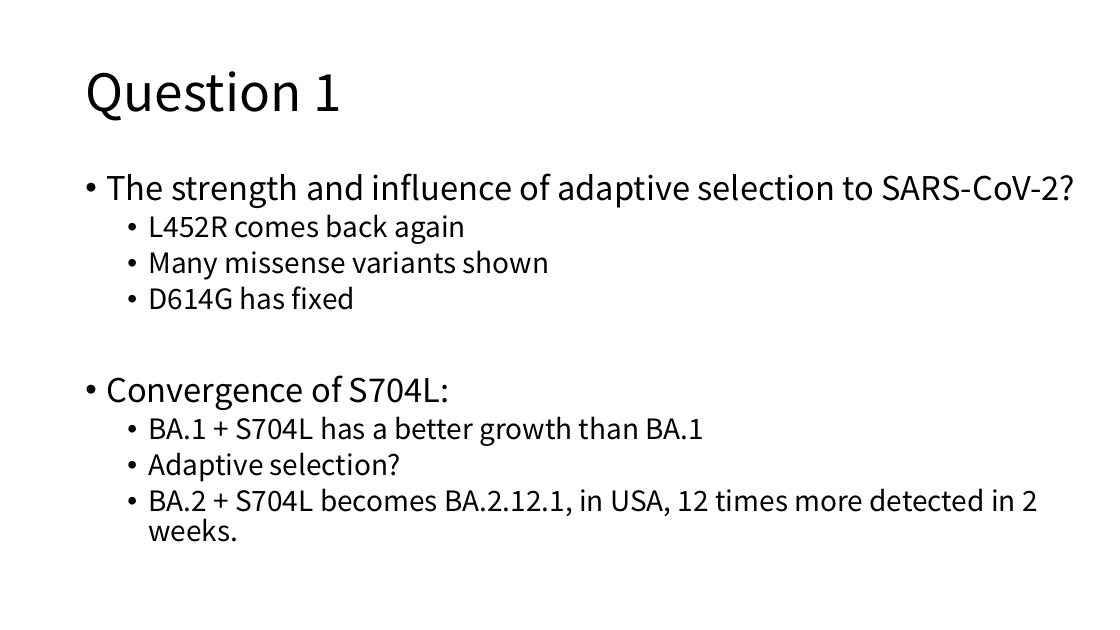
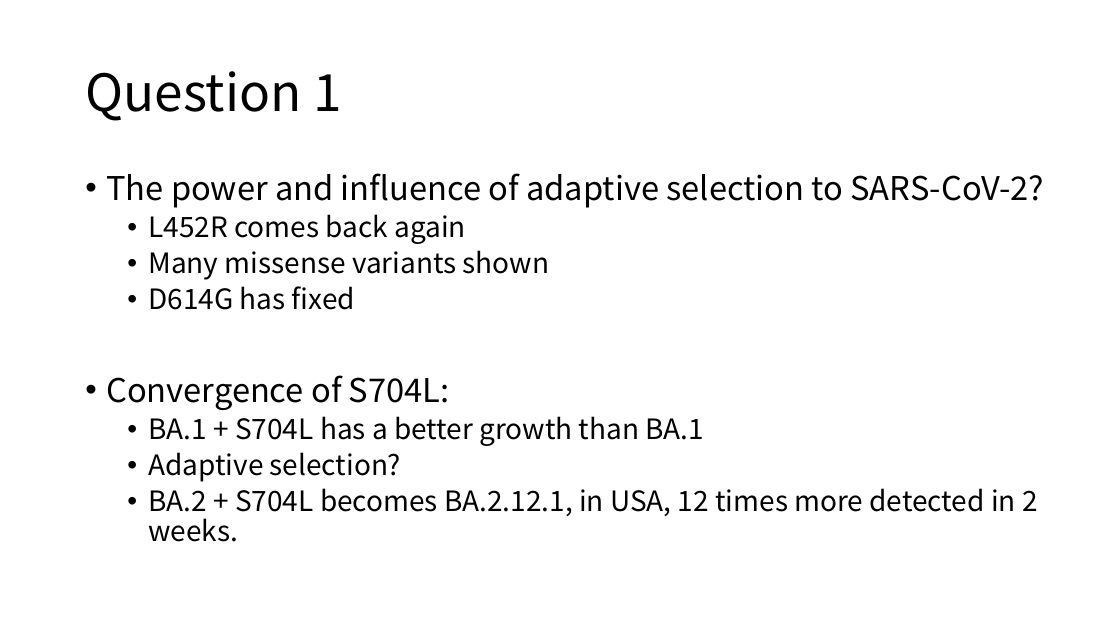
Before and after one commit to KirakiraZLY/Variants-and-mutation-rate-in-SARS-Cov2, a slide deck: slide 9 of DiaryLog/Daily_Week6.pptx (slide 8 before the commit). Drawn at 1120x630 pixels with LibreOffice and Linux fonts; fonts in the diff are those of the drawing. Boxes give left, top, right and bottom in pixels: in the first picture for what was removed or moved away, otherwise in the second. Text is boxed around its words. In the diff, an @@ line names an element or a change of style, - is before the commit and + after.

```diff
--- a/DiaryLog/Daily_Week6.pptx
+++ b/DiaryLog/Daily_Week6.pptx
@@ text at (x1=106, y1=173, x2=1045, y2=208): text changed @@
-• The strength and influence of adaptive selection to SARS-CoV-2?
+• The power and influence of adaptive selection to SARS-CoV-2?
```
Also in this commit, not shown: 1 other slide changed, 1 slide added.
